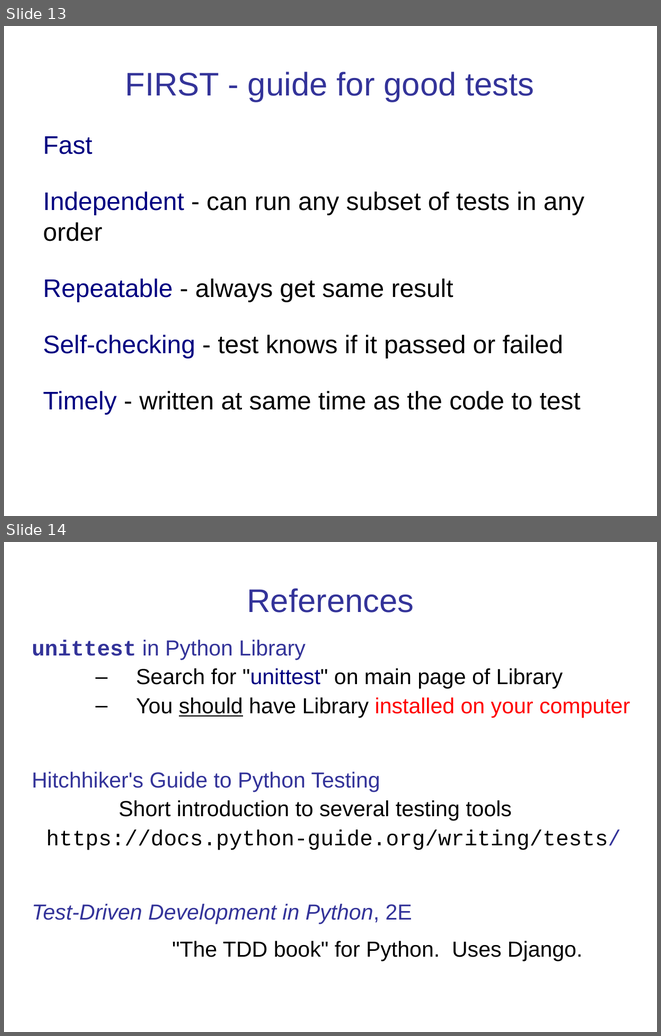
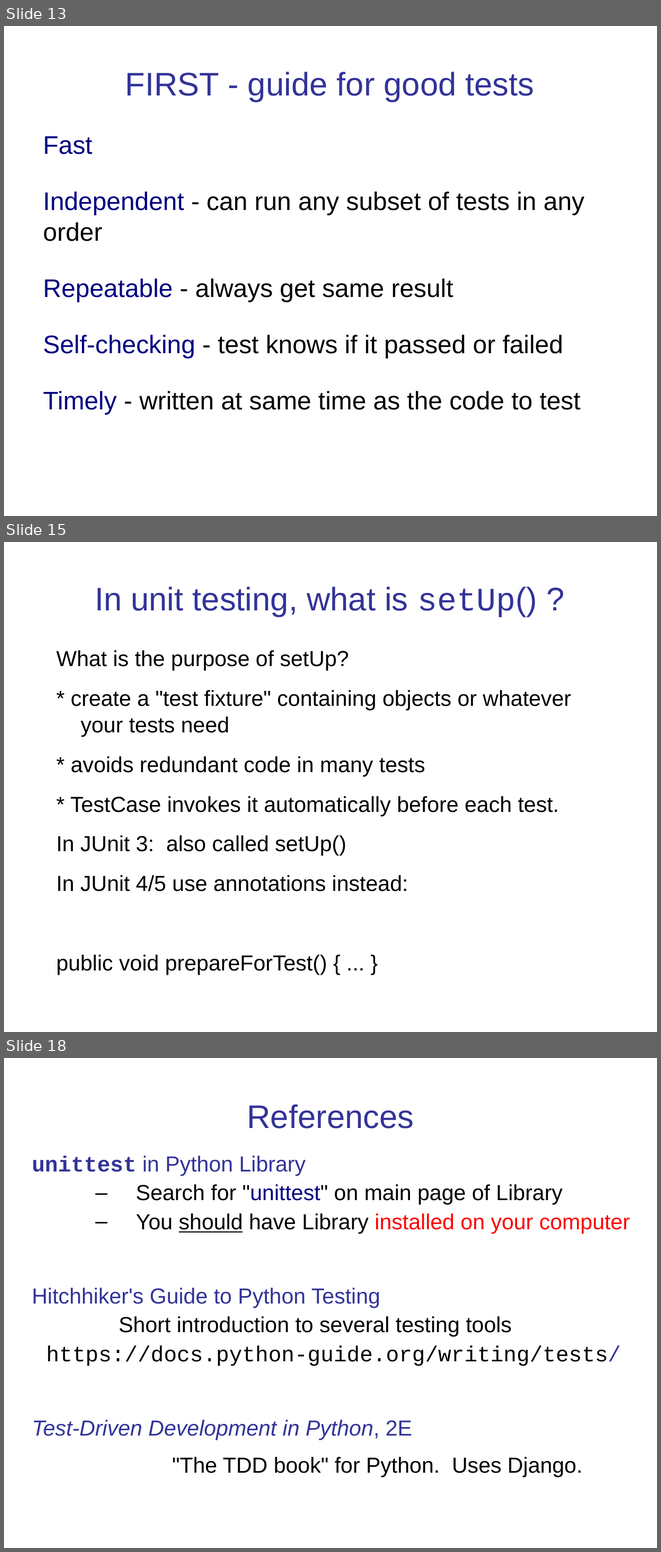
Before and after one commit to cpske/ISP, a slide deck: testing/Intro-to-Unit-Testing.ppt. Shown one above the other, each under a label of ours: slides 13 and 14 before the commit, slides 13, 15 and 18 after it; the slides between them are not shown. The pictures are 661x1036 and 661x1552 pixels, drawn with LibreOffice and Linux fonts; fonts in the diff are those of the drawing. Boxes give left, top, right and bottom in pixels: in the first picture for what was removed or moved away, otherwise in the second. Text is boxed around its words. In the diff, an @@ line names an element or a change of style, - is before the commit and + after.

```diff
--- a/testing/Intro-to-Unit-Testing.ppt
+++ b/testing/Intro-to-Unit-Testing.ppt
@@ slide 15 added at [4, 542, 657, 1032], background #FFFFFF @@
@@ title added at [95, 587, 537, 617], 36 pt, text #333399 @@
+In unit testing, what is setUp() ?
@@ text added at [56, 650, 571, 975], 24 pt, text #000000 @@
+What is the purpose of setUp?
+* create a "test fixture" containing objects or whatever your tests need
+* avoids redundant code in many tests
+* TestCase invokes it automatically before each test.
+In JUnit 3: also called setUp()
+In JUnit 4/5 use annotations instead:
+public void prepareForTest() { ... }
@@ what was slide 14 is now slide 18 @@
```
Also in this commit, not shown: 2 slides changed, 3 other slides added, 5 other files.
